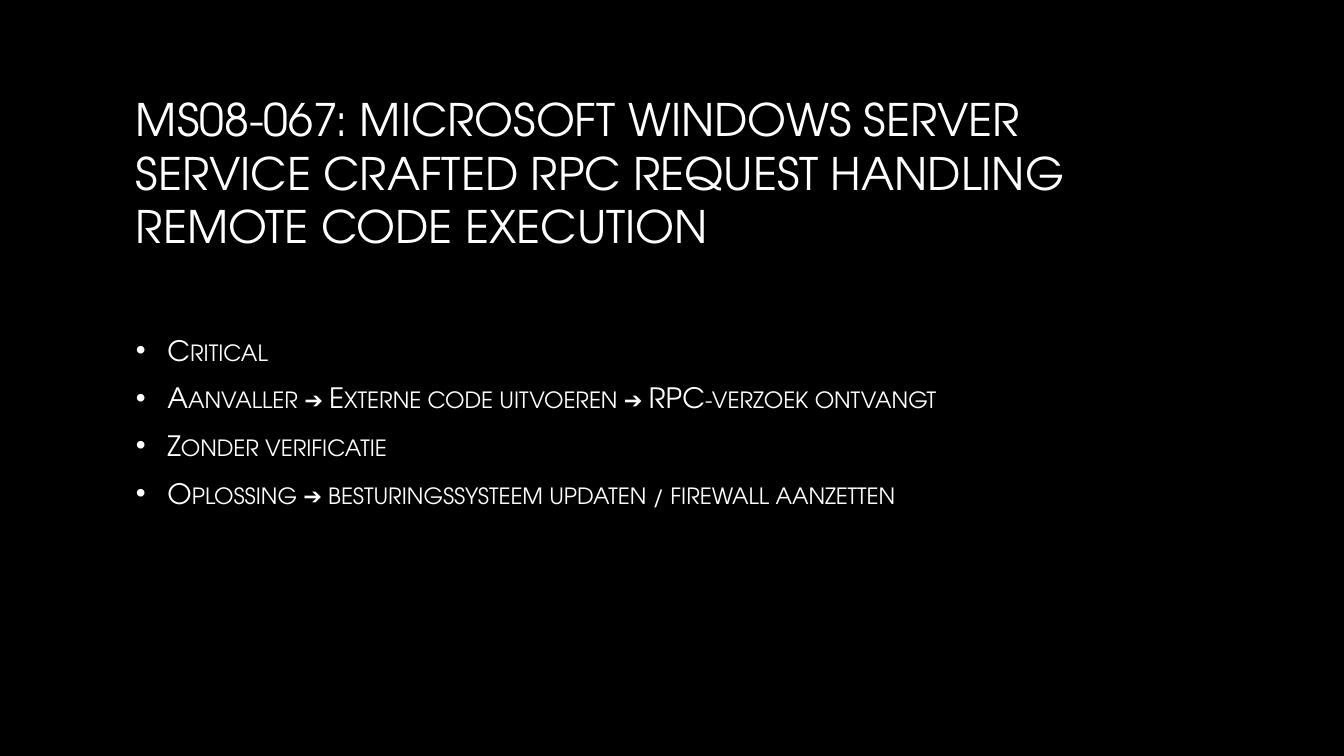
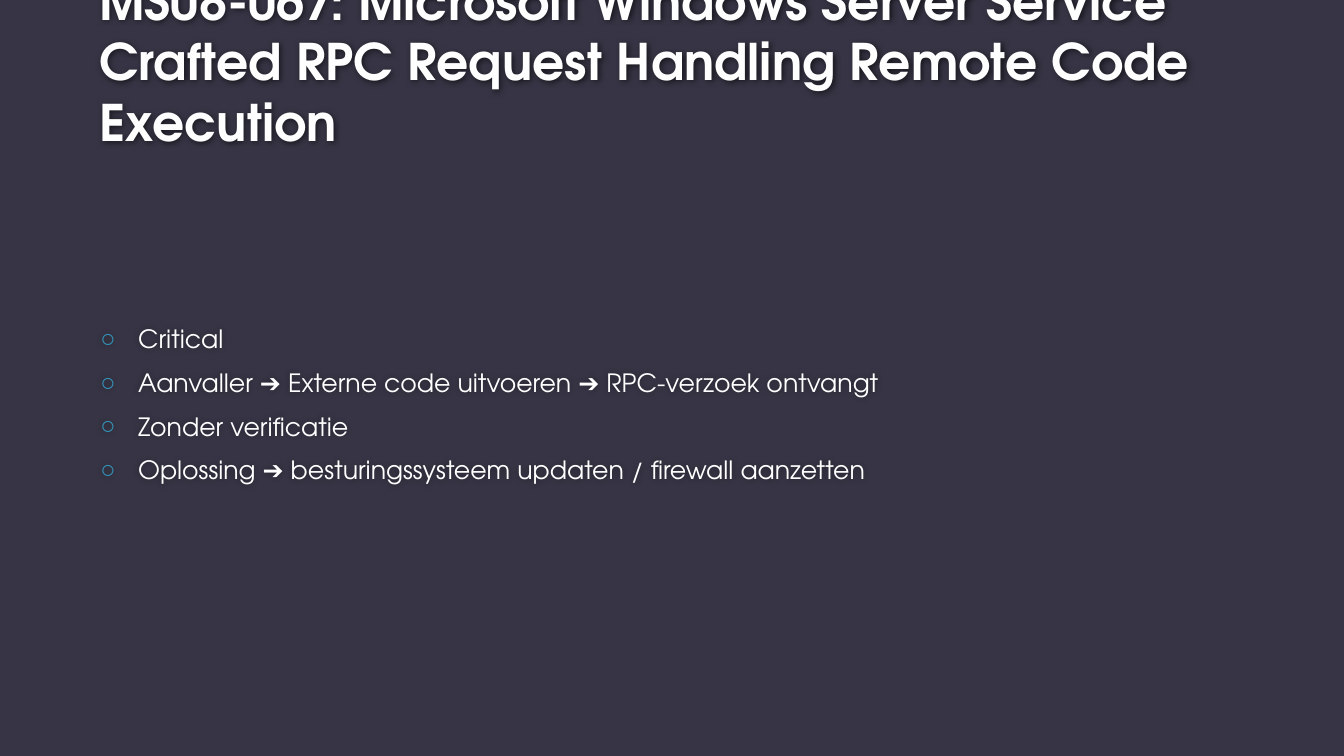
Before and after one commit to Bramelvix/Basic-Security, a slide deck: slide 7 of Opdracht BasicSecurity Systems&Networks aspect/presentatieBS.pptx. Drawn at 1344x756 pixels with LibreOffice and Linux fonts; fonts in the diff are those of the drawing; background and template pictures are left out. Boxes give left, top, right and bottom in pixels: in the first picture for what was removed or moved away, otherwise in the second. Text is boxed around its words. In the diff, an @@ line names an element or a change of style, - is before the commit and + after.

Commit message:
change theme pp

```diff
--- a/Opdracht BasicSecurity Systems&Networks aspect/presentatieBS.pptx
+++ b/Opdracht BasicSecurity Systems&Networks aspect/presentatieBS.pptx
@@ background picture (left out) to #373545 @@
@@ title "MS08-067: Microsoft Windows Server Service ..." at (x1=99, y1=0, x2=1189, y2=142): vertical alignment middle to bottom @@
@@ title at (x1=99, y1=0, x2=1189, y2=142): text changed; size 32 to 36 pt; text colour gradient #FFFFFF to #A6A6A6 to #FEFEFE; bold on @@
-MS08-067: MICROSOFT WINDOWS SERVER SERVICE CRAFTED RPC REQUEST HANDLING REMOTE CODE EXECUTION
+MS08-067: Microsoft Windows Server Service Crafted RPC Request Handling Remote Code Execution
@@ text "Critical" moved from (x1=265, y1=387, x2=937, y2=505) to (x1=138, y1=329, x2=878, y2=485) @@
@@ text "Critical" at (x1=138, y1=329, x2=878, y2=485): size 20 to 18 pt, text colour gradient #FFFFFF to #BFBFBF to #FFFFFF, small capitals off; bullet • to ○; bullet colour #FFFFFF to #3494BA @@
```
Also in this commit, not shown: 18 other slides changed.
